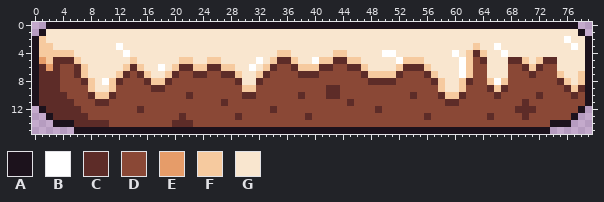
Edited in one commit: sprite sheet (Assets/world-platform.png). The picture above is the old version.
The file is 80x16 pixels.
Palette (. is transparent): A #1c121c  B #ffffff  C #5d2c28  D #8a4836  E #e69c69  F #f6ca9f  G #f9e6cf
And afterwards:
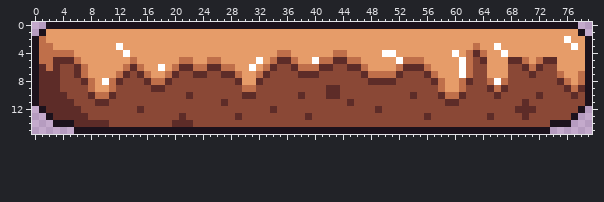
Edits made:
colour F: #f6ca9f -> #bf6f4a
Changed rows in their new state; - is a pixel that keeps its letter.
first column x 1:
 1 -EEEEEEEEEEEEEEEEEEEEEEEEEEEEEEEEEEEEEEEEEEEEEEEEEEEEEEEEEEEEEEEEEEEEEEEEEEEE-
 2 -EEEEEEEEEEEEEEEEEEEEEEEEEEEEEEEEEEEEEEEEEEEEEEEEEEEEEEEEEEEEEEEEEEEEEEEEEE-EE
 3 --EEEEEEEEE-EEEEEEEEEEEEEEEEEEEEEEEEEEEEEEEEEEEEEEEEEEEEEEEEEE-EE-EEEEEEEEEE-E
 4 -----EEEEEEE-EEEEEEEEEEEEEEEEEEEEE--EEEEEE--EEEEE--EEEEEEEE-E---EE-EEEEEEEEEEE
 5 F-----EEEEEEE-EEEEEE--EE--EEEEE-E----EE-------EEEEE----EEEEE----EEE---E---EEEE
 6 -F-----EEEEE---EE-E---------EE-E---------------EEEE-----EEEE----EEE-------EEEE
 7 -------EEEE-----EE-----------EE--------------------------EEE----EEE--------EE-
 8 --------E--------------------EE---------------------------EE----------------E-
 9 --------EE------------------------------------------------EE------------------
Where, in picture pixels (left, top, right, bottom), the same in both pictures:
changed: (39, 29, 585, 99)
